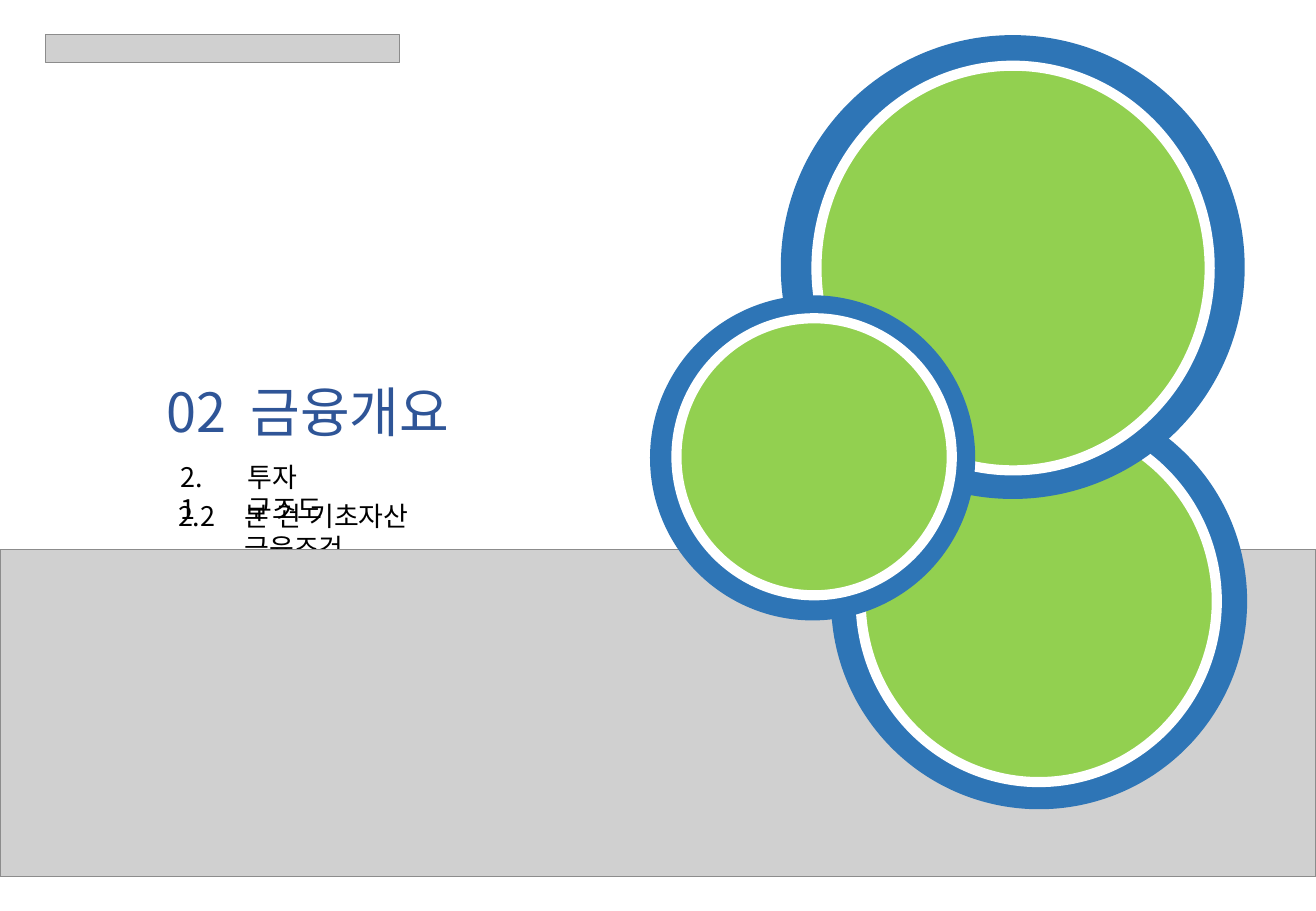
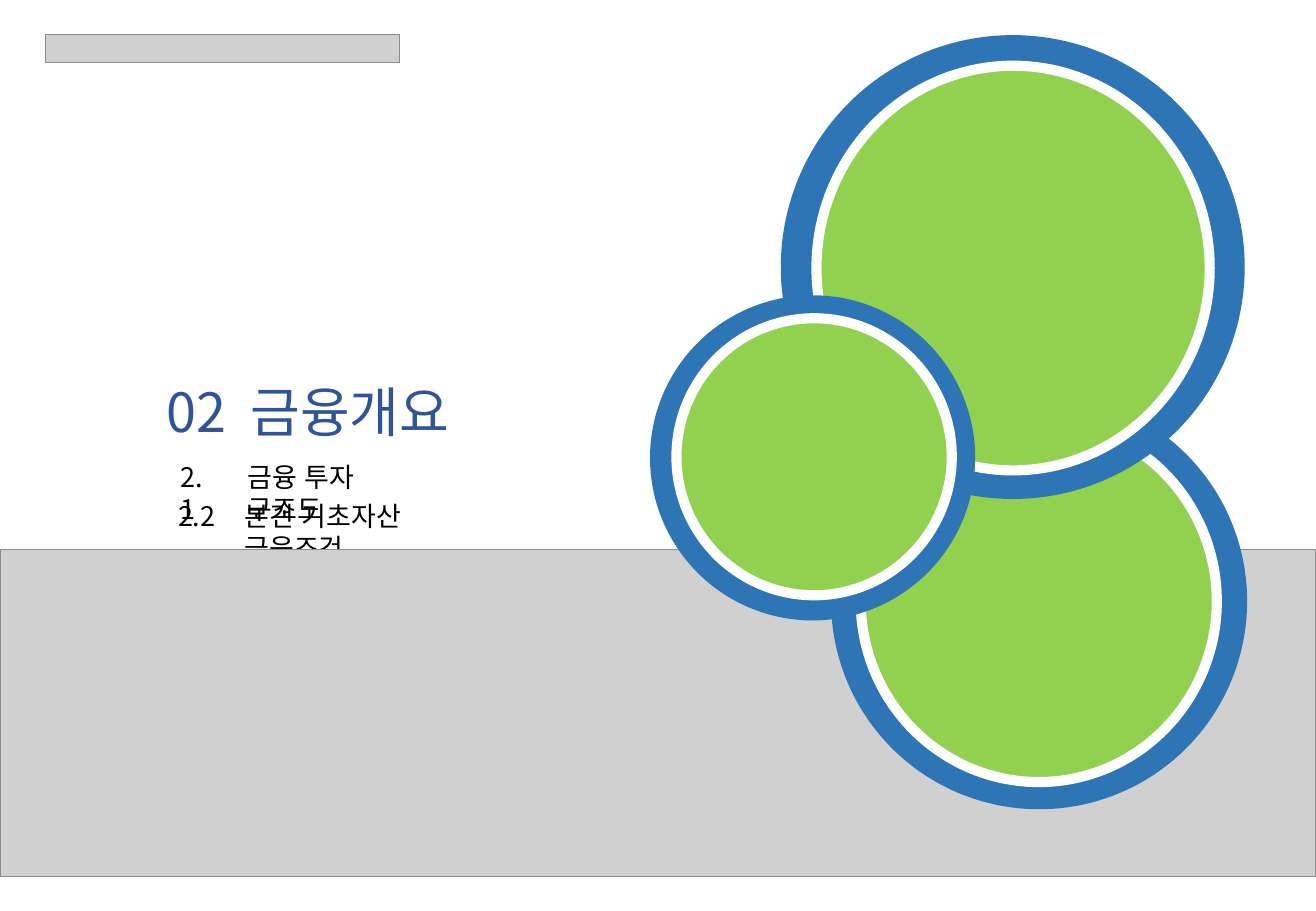
Before and after one commit to rainfieldinv-cell/rainfield-im, a slide deck: slide 6 of templates/레이아웃.pptx (slide 7 before the commit). Drawn at 1316x911 pixels with LibreOffice and Linux fonts; fonts in the diff are those of the drawing; grey boxes stand for pictures. Boxes give left, top, right and bottom in pixels: in the first picture for what was removed or moved away, otherwise in the second. Text is boxed around its words. In the diff, an @@ line names an element or a change of style, - is before the commit and + after.

```diff
--- a/templates/레이아웃.pptx
+++ b/templates/레이아웃.pptx
@@ text at (248,464,355,526): text changed @@
-투자 구조도
+금융 투자 구조도
@@ text at (245,498,401,550): spaces changed @@
-본 건 기초자산 금융조건
+본건 기초자산 금융조건
```
Also in this commit, not shown: 3 other slides changed, 3 slides removed, 1 other file.
